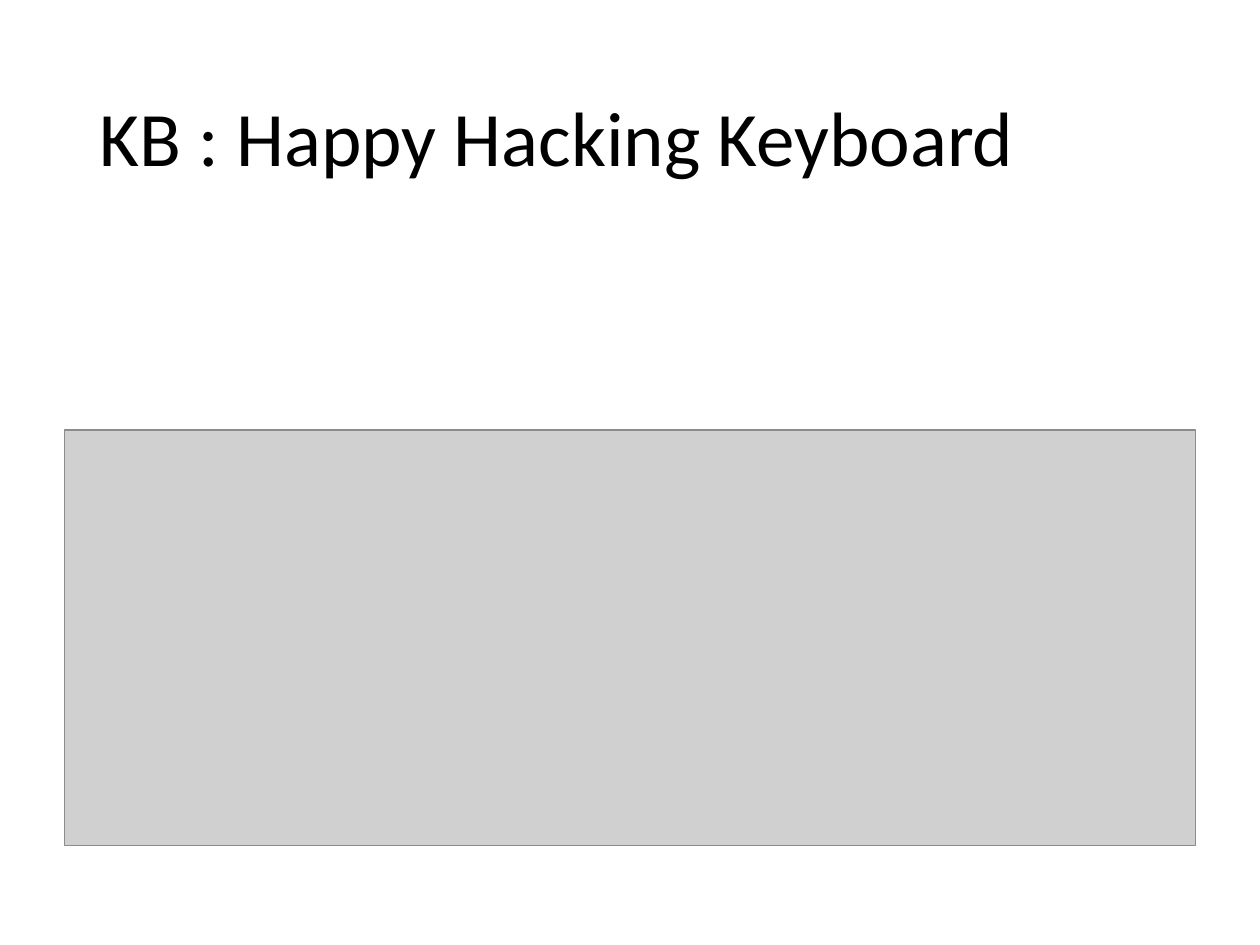
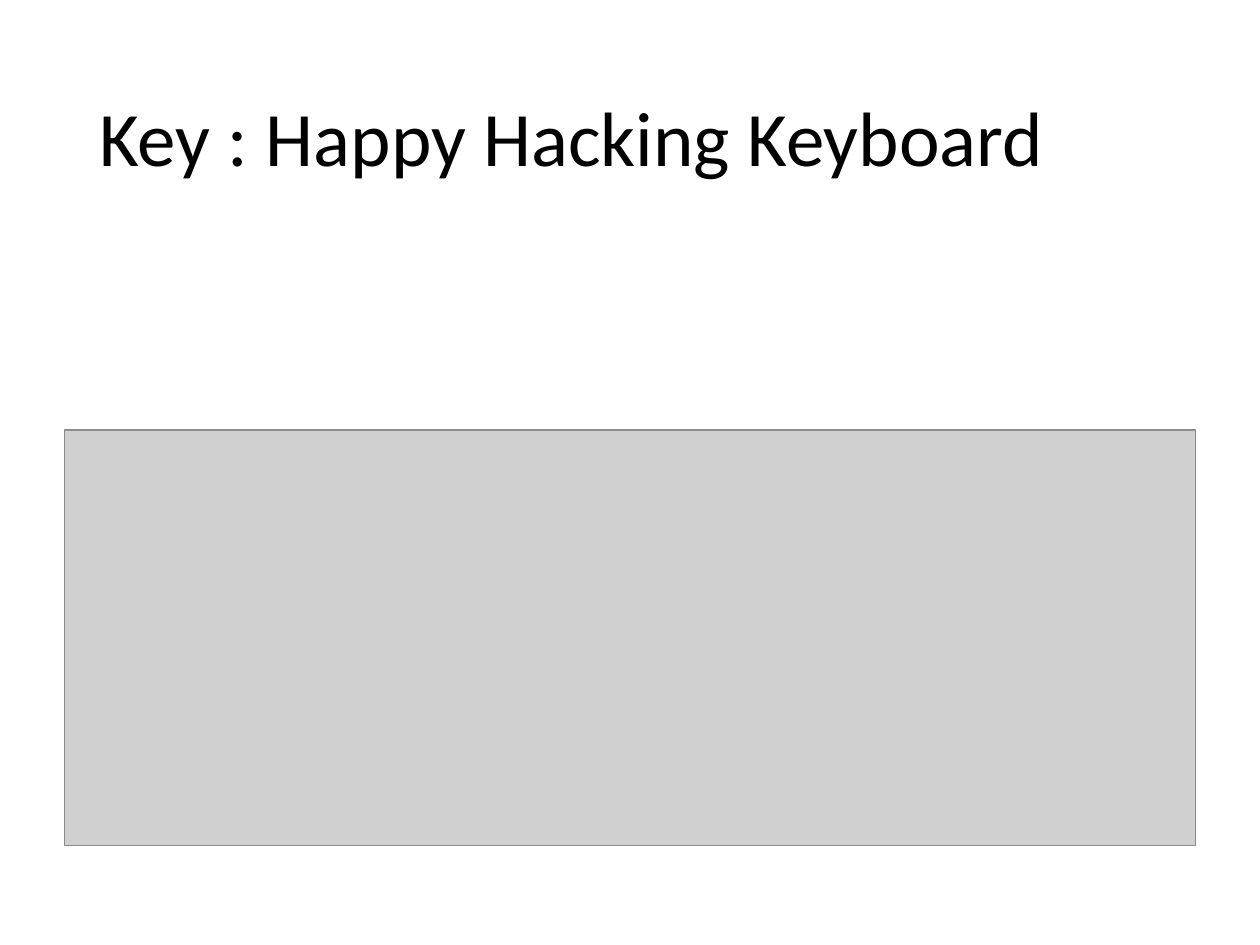
Before and after one commit to ittooo66/myAHK, a slide deck: slide 2 of MANUAL.pptx (slide 6 before the commit). Drawn at 1260x945 pixels with LibreOffice and Linux fonts; fonts in the diff are those of the drawing; grey boxes stand for pictures. Boxes give left, top, right and bottom in pixels: in the first picture for what was removed or moved away, otherwise in the second. Text is boxed around its words. In the diff, an @@ line names an element or a change of style, - is before the commit and + after.

```diff
--- a/MANUAL.pptx
+++ b/MANUAL.pptx
@@ title at (x1=99, y1=112, x2=1042, y2=180): text changed @@
-KB : Happy Hacking Keyboard
+Key : Happy Hacking Keyboard
```
Also in this commit, not shown: 1 other slide changed.
